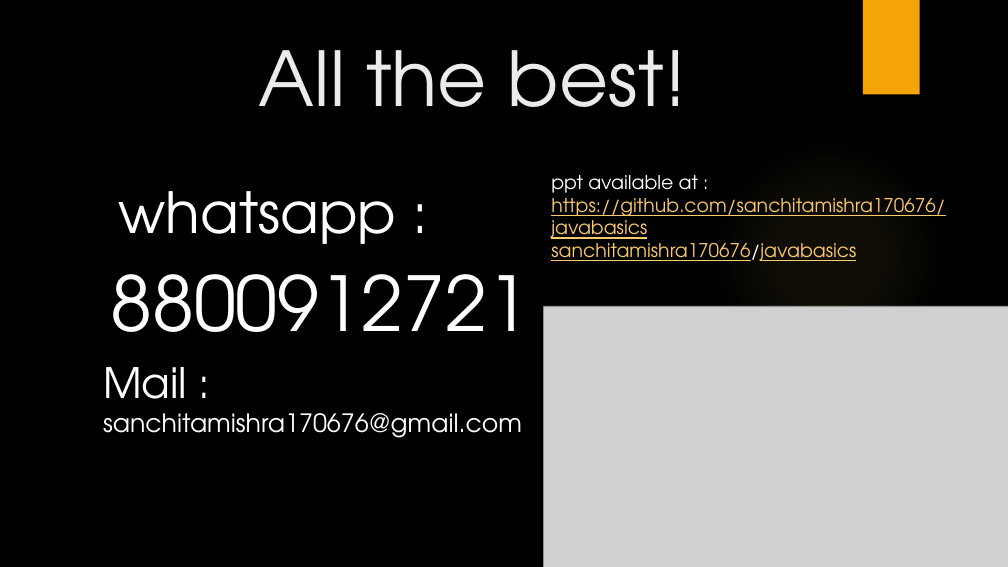
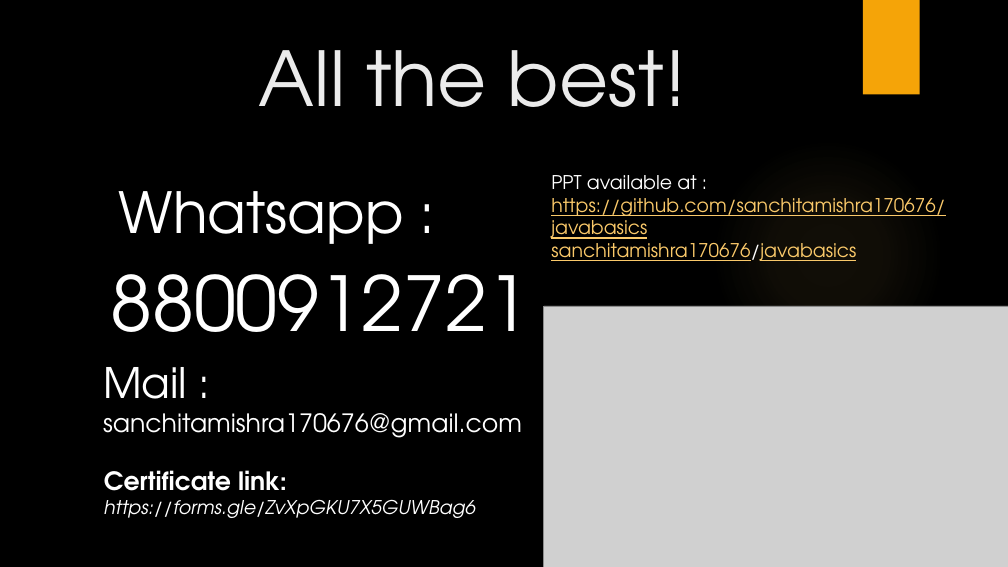
Before and after one commit to SanchitaMishra170676/javaBasics, a slide deck: slide 20 of Webinar.pptx. Drawn at 1008x567 pixels with LibreOffice and Linux fonts; fonts in the diff are those of the drawing; grey boxes stand for pictures; background and template pictures are left out. Boxes give left, top, right and bottom in pixels: in the first picture for what was removed or moved away, otherwise in the second. Text is boxed around its words. In the diff, an @@ line names an element or a change of style, - is before the commit and + after.

```diff
--- a/Webinar.pptx
+++ b/Webinar.pptx
@@ text at (551, 175, 696, 190): text changed @@
-ppt available at :
+PPT available at :
@@ text at (119, 191, 404, 244): text changed @@
-whatsapp :
+Whatsapp :
@@ text added at (104, 470, 476, 518), 18 pt, text #FFFFFF, italic @@
+Certificate link:
+https://forms.gle/ZvXpGKU7X5GUWBag6
```
Also in this commit, not shown: 1 other slide changed, 1 other file.
